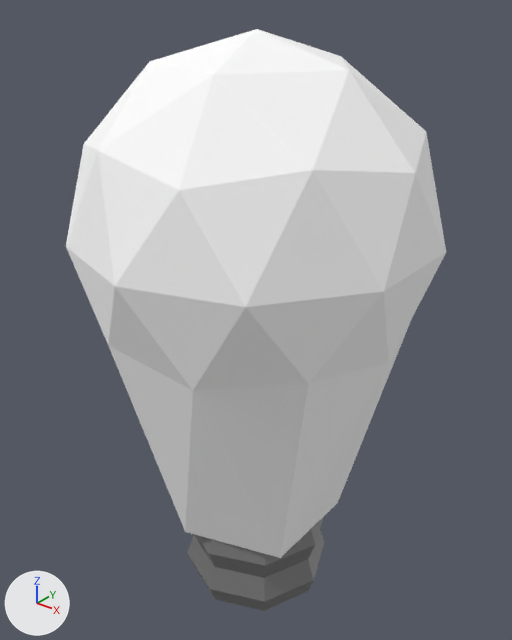
What one commit did to the Blender file InteractableObjects/BlenderModels/Lightbulb.blend.
Camera for both pictures: a 50 mm lens placed at (0.435, -0.544, 0.234), pointed at (-0.007, 0.008, -0.108). Arrows for +X, +Y and +Z are at lower left; the lights stay in place.
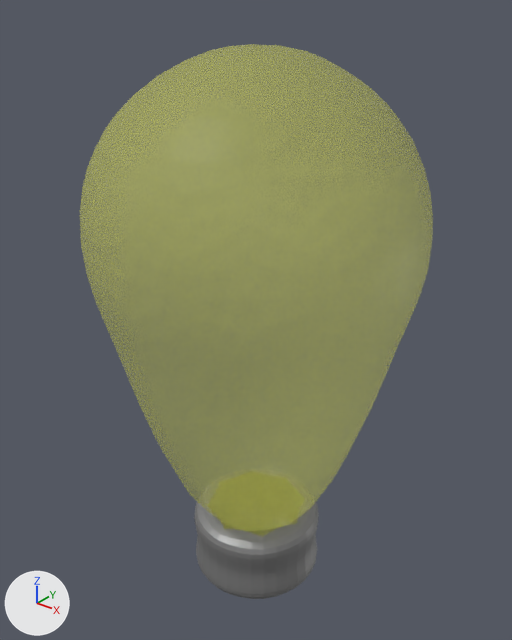
Location of each change, (x1, y1, x2, y2) in pixels of the pictures (512 x 640 px):
'Icosphere', recoloured, modifiers changed (white to yellow, 7% narrower)
    before: (66, 29, 446, 611)
    after: (80, 44, 433, 599)

The change in detail:
Material 'Material.001' (mat_material_001) is now built by principled_material('Material.001') instead of diffuse_material('Material.001').
Material 'Material.001' (mat_material_001) changes colour from white #ffffff to yellow #e4e769; in linear values from (1.0, 1.0, 1.0) to (0.778, 0.801, 0.142).
In material 'Material.001' (mat_material_001), alpha goes from 1.0 to 0.318.
Object 'Icosphere' (ob_icosphere) gains a SUBSURF modifier named 'Subdivision'.
